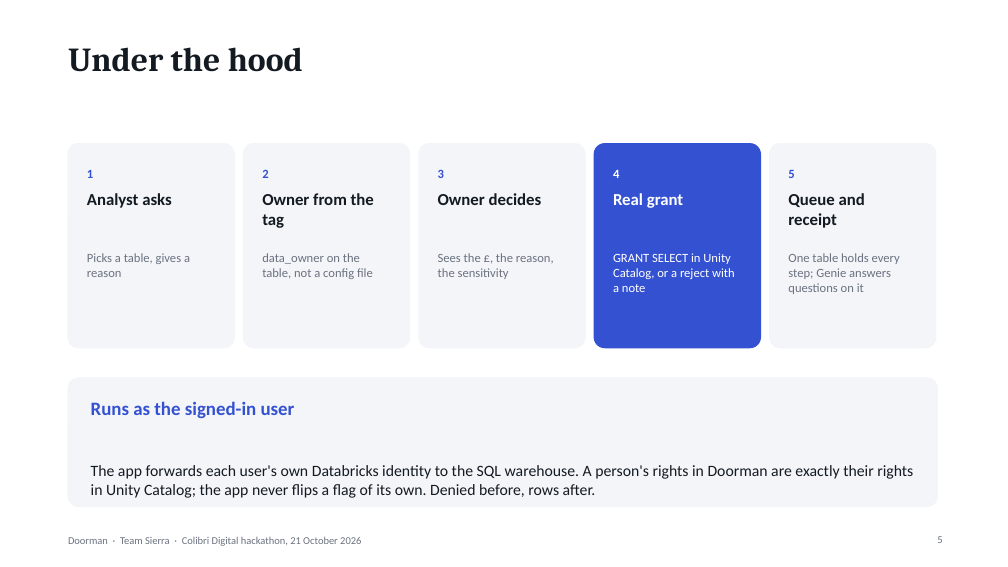
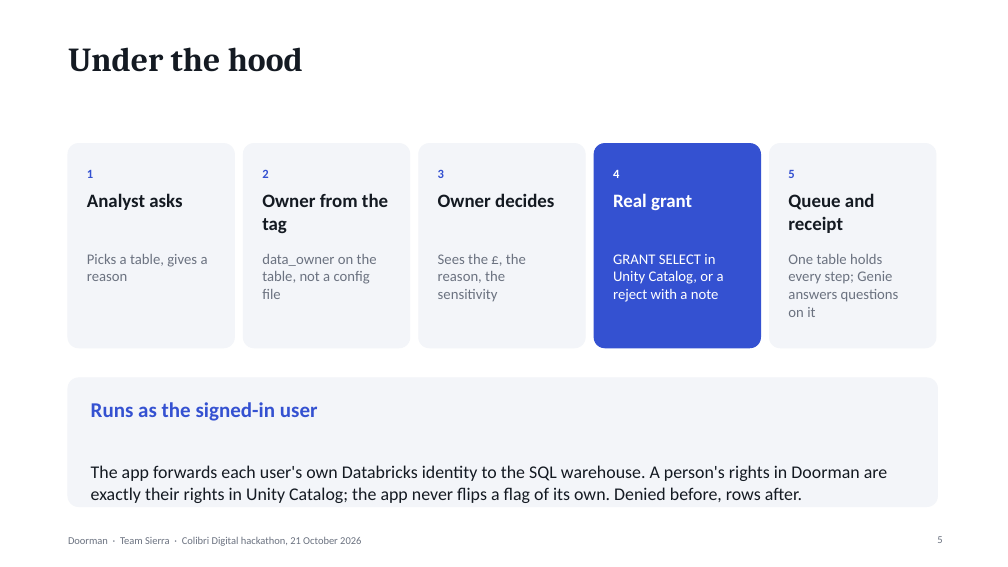
Before and after one commit to younis-y/doorman-databricks, a slide deck: slide 5 of docs/Doorman-deck.pptx. Drawn at 1008x567 pixels with LibreOffice and Linux fonts; fonts in the diff are those of the drawing. Boxes give left, top, right and bottom in pixels: in the first picture for what was removed or moved away, otherwise in the second. Text is boxed around its words. In the diff, an @@ line names an element or a change of style, - is before the commit and + after.

```diff
--- a/docs/Doorman-deck.pptx
+++ b/docs/Doorman-deck.pptx
@@ size 16 to 18 pt in 5 elements at box(87, 193, 182, 210), box(262, 193, 388, 233), box(438, 193, 554, 207), box(613, 193, 692, 210), box(788, 193, 875, 233) @@
@@ size 12 to 14 pt in 5 elements at box(87, 254, 208, 281), box(262, 254, 377, 299), box(438, 254, 526, 301), box(613, 254, 724, 302), box(788, 254, 899, 317) @@
@@ text "Runs as the signed-in user" at box(91, 402, 318, 421): size 18 to 20 pt @@
@@ text "The app forwards each user's ..." at box(91, 465, 887, 503): size 15 to 17 pt @@
```
Also in this commit, not shown: 7 other slides changed.
